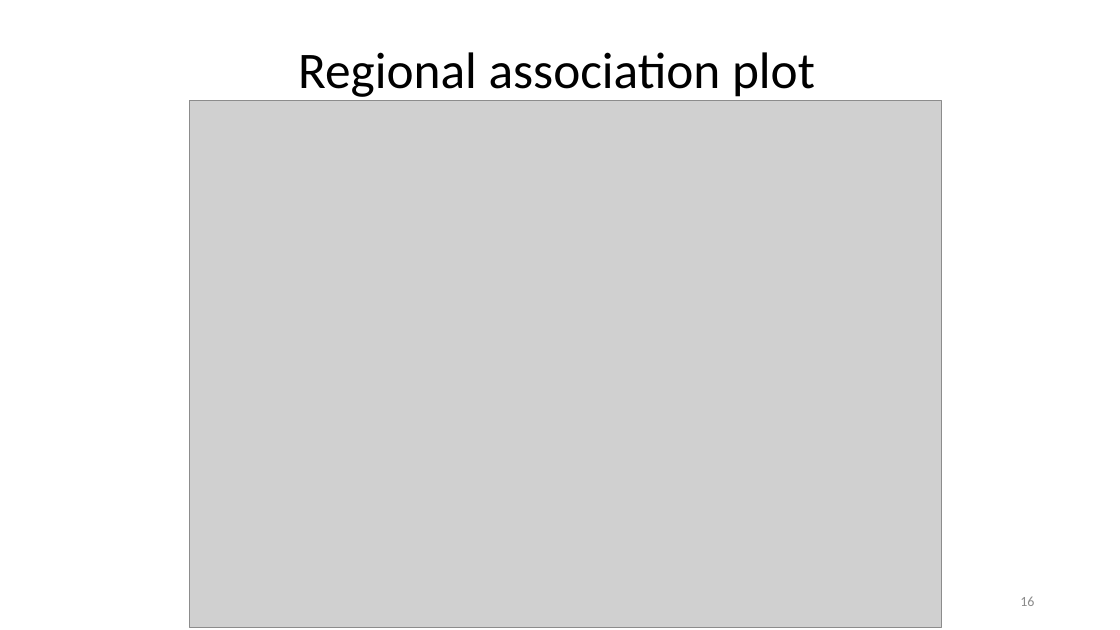
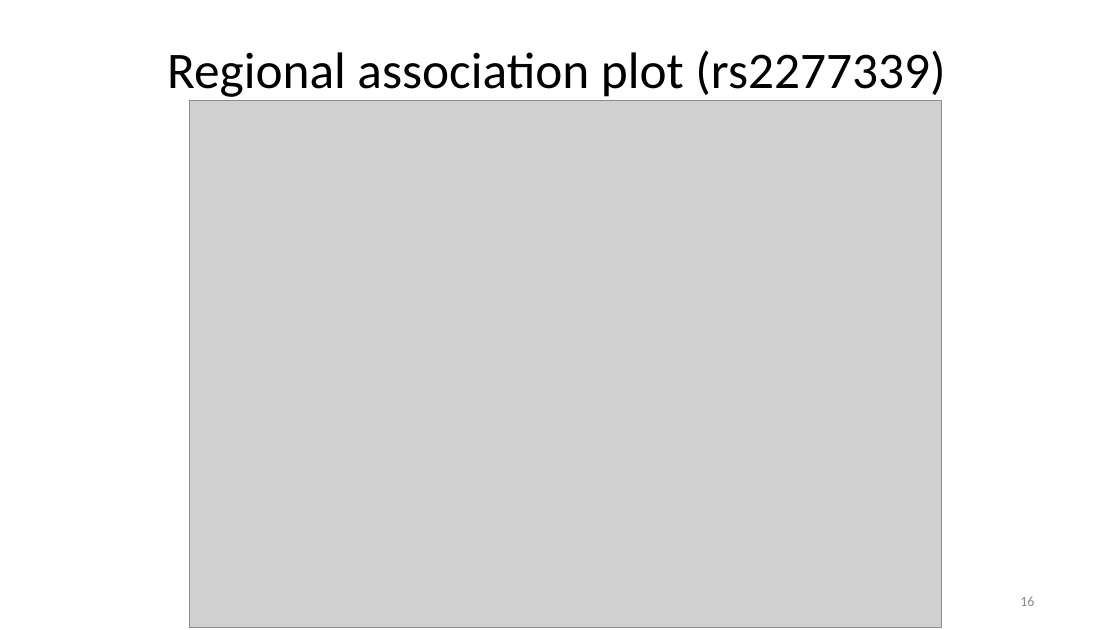
Before and after one commit to jinghuazhao/FM-pipeline, a slide deck: slide 16 of README.pptx. Drawn at 1120x630 pixels with LibreOffice and Linux fonts; fonts in the diff are those of the drawing; grey boxes stand for pictures. Boxes give left, top, right and bottom in pixels: in the first picture for what was removed or moved away, otherwise in the second. Text is boxed around its words. In the diff, an @@ line names an element or a change of style, - is before the commit and + after.

```diff
--- a/README.pptx
+++ b/README.pptx
@@ title at [167,50,945,101]: text changed @@
-Regional association plot
+Regional association plot (rs2277339)
```
Also in this commit, not shown: 3 other slides changed.
